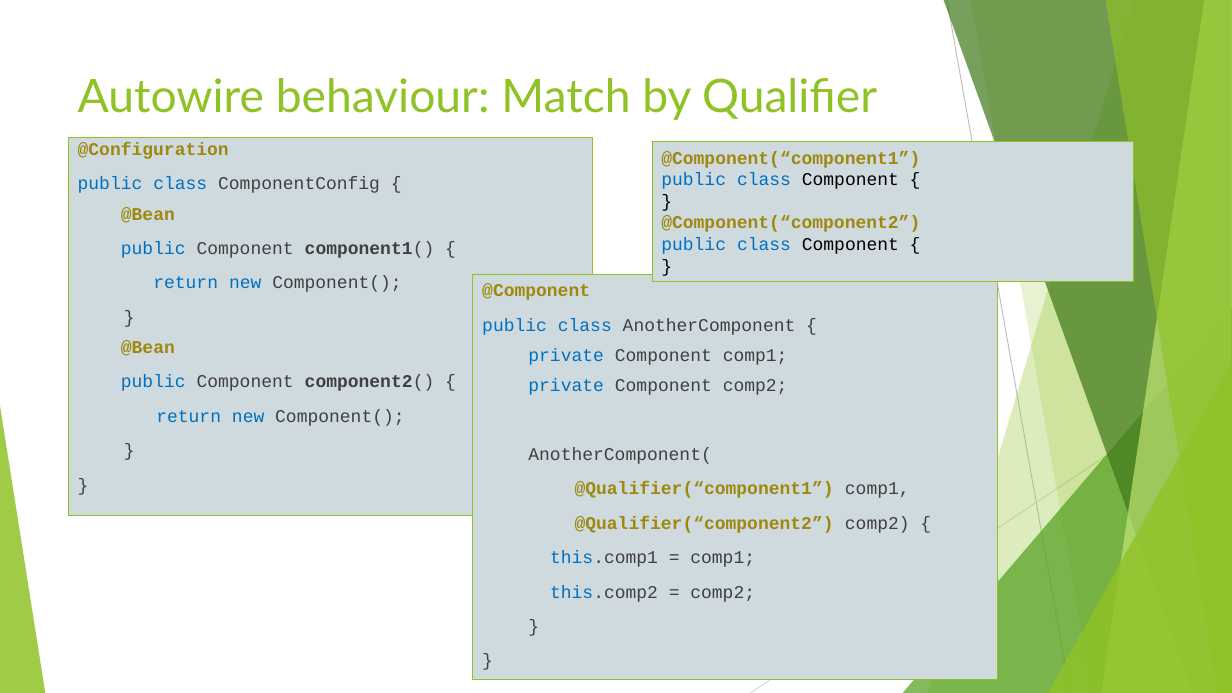
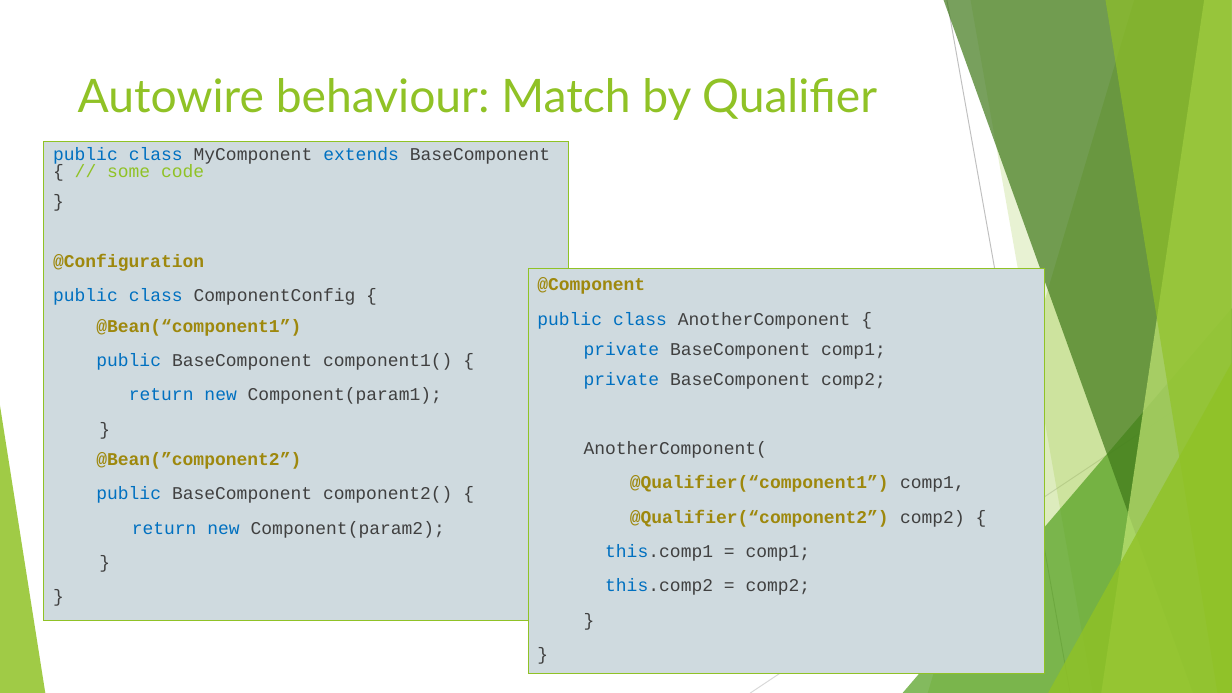
Before and after one commit to ybensman/SpringDemo, a slide deck: slide 34 of Spring_Beginners_1_SpringBootAndCore.pptx (slide 31 before the commit). Drawn at 1232x693 pixels with LibreOffice and Linux fonts; fonts in the diff are those of the drawing. Boxes give left, top, right and bottom in pixels: in the first picture for what was removed or moved away, otherwise in the second. Text is boxed around its words. In the diff, an @@ line names an element or a change of style, - is before the commit and + after.

```diff
--- a/Spring_Beginners_1_SpringBootAndCore.pptx
+++ b/Spring_Beginners_1_SpringBootAndCore.pptx
@@ text "public class MyComponent extends BaseComponent ...": place and size @@
-text "public class MyComponent extends BaseComponent ..." at [68, 138, 593, 516]
+text "public class MyComponent extends BaseComponent ..." at [43, 141, 568, 620]
@@ text at [53, 147, 550, 177]: paragraphs added @@
+public class MyComponent extends BaseComponent { // some code
+}
@@ rectangle removed at [653, 141, 1134, 281] @@
-@Component(“component1”)
-public class Component {
-}
-@Component(“component2”)
-public class Component {
-}
@@ rectangle "@Component": place and size @@
-rectangle "@Component" at [473, 274, 998, 679]
+rectangle "@Component" at [529, 268, 1045, 673]
@@ text at [96, 319, 452, 404]: text changed @@
-@Bean
-public Component component1() {
-return new Component();
+@Bean(“component1”)
+public BaseComponent component1() {
+return new Component(param1);
@@ text in rectangle at [584, 343, 886, 389]: text changed @@
-private Component comp1;
-private Component comp2;
+private BaseComponent comp1;
+private BaseComponent comp2;
@@ text at [96, 453, 452, 538]: text changed @@
-@Bean
-public Component component2() {
-return new Component();
+@Bean(”component2”)
+public BaseComponent component2() {
+return new Component(param2);
```
Also in this commit, not shown: 7 other slides changed, 3 slides added, 1 slide removed.
